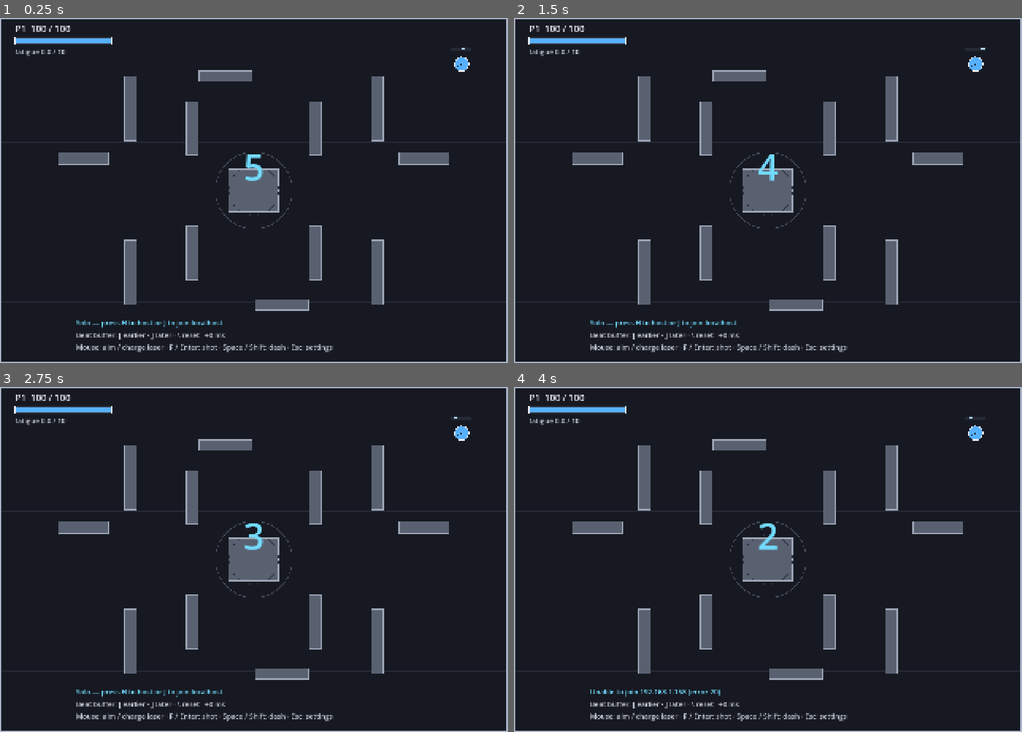
Above: before the commit, frames 1-4 (two rows, left to right).
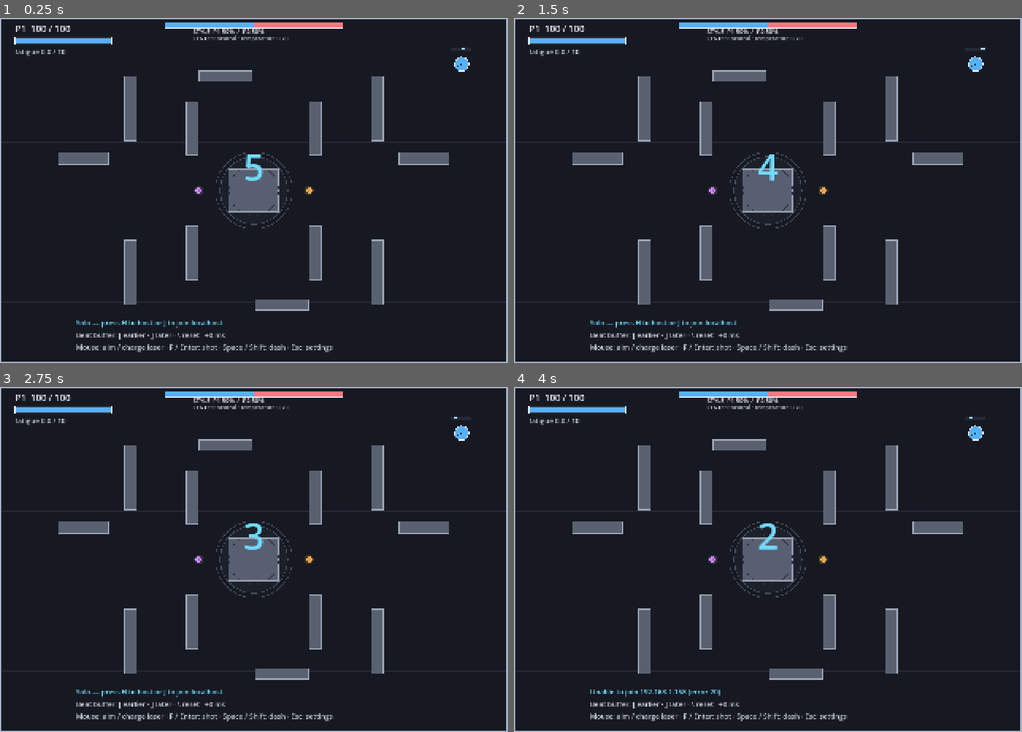
Above: after the commit, the same moments.

Repository: im3flower/Bandwidth
Game: Godot game, scene res://main.tscn
Same seed, same stepped clock (60 frames per second), same inputs: the game is played once before the commit and once after it.
Inputs (mouse positions are in pixels of both pictures, inside the frame that each line leads up to):
- Up to frame 1 (0.25 s): no input
- Up to frame 2 (1.5 s): tap Enter at 0.5, 1.35 s; move the mouse to (879, 173) at 0.52 s; hold D 0.53-1.28 s; tap F at 0.6 s; click (879, 173) at 0.67 s; tap Space at 0.77 s; move the mouse to (666, 207) at 1.27 s; hold S from 1.28 s (still down); click (666, 207) at 1.42 s
- Up to frame 3 (2.75 s): tap Space at 1.52 s; move the mouse to (304, 483) at 2.02 s; release S at 2.03 s; hold D from 2.03 s (still down); tap Shift at 2.1 s; click (304, 483) at 2.17 s
- Up to frame 4 (4 s): tap Space at 2.75, 3.02, 3.77 s; move the mouse to (742, 628) at 2.77 s; release D at 2.78 s; hold W 2.78-3.53 s; tap H at 2.85 s; click (742, 628) at 2.92 s; tap Enter at 3.5 s; move the mouse to (920, 611) at 3.52 s; hold A from 3.53 s (still down); tap J at 3.6 s; click (920, 611) at 3.67 s

The runs differ from the first frame. In frame 1, 1.1% of the frame differs, in the area x 32-68%, y 1-61%; in frame 2, 1.1%; in frame 3, 1.1%; in frame 4, 1.1%.

Commit message:
Implement Magenta gameplay design

Diff:
--- a/main.gd
+++ b/main.gd
@@ -43,6 +43,14 @@
 const MAX_LAN_START_LEAD_SECONDS := 10.0
 const DELAY_REPEAT_DELAY := 0.500
 const DELAY_REPEAT_INTERVAL := 0.025
+const CAPTURE_RADIUS := 190.0
+const CAPTURE_HEAL_PER_SECOND := 5.0
+const CAPTURE_ACTIVATION_SECONDS := 0.65
+const CHAOS_DURATION_SECONDS := 8.0
+const CHAOS_TEMPERATURE_BONUS := 0.22
+const PICKUP_RESPAWN_SECONDS := 9.0
+const RESONANCE_DURATION_SECONDS := 2.5
+const RESONANCE_COOLDOWN_SECONDS := 4.0
 
 const BACKGROUND := Color("161921")
 const GRID := Color("272b37")
@@ -109,6 +117,18 @@
 var music_started := false
 var network_charge_states: Dictionary = {}
 var network_action_queues: Dictionary = {}
+var music_plan := MusicPlan.new()
+var style_weights: Array[float] = [0.5, 0.5]
+var capture_owner := -1
+var capture_hold_time := 0.0
+var capture_contested := false
+var pickups: Array[Dictionary] = []
+var player_melody_ammo: Dictionary = {}
+var player_chaos_until: Dictionary = {}
+var perfect_attack_beats: Dictionary = {}
+var resonance_until := 0.0
+var resonance_cooldown_until := 0.0
+var music_temperature := 0.70
 @onready var background_music: AudioStreamPlayer = $BackgroundMusic
 @onready var beat_clock: BeatClock = $BeatClock
 
@@ -147,6 +167,7 @@
 	laser_points.clear()
 	projectiles.clear()
 	players.clear()
+	reset_music_gameplay_state()
 	var spawn_positions: Array[Vector2] = get_spawn_positions()
 	var player_spawn := spawn_positions[0]
 	players.append(ArenaPlayerState.new(0, player_spawn, Color("57b0ff"), (ARENA_SIZE / 2.0 - player_spawn).normalized()))
@@ -156,6 +177,23 @@
 		var bot_spawn := spawn_positions[bot_index + 1]
 		players.append(ArenaPlayerState.new(bot_index + 1, bot_spawn, bot_colors[bot_index], (ARENA_SIZE / 2.0 - bot_spawn).normalized()))
 		initialize_ai_state()
+
+func reset_music_gameplay_state() -> void:
+	music_plan.configure("bandwidth-%d" % Time.get_ticks_msec(), BPM, Time.get_ticks_msec())
+	style_weights = [0.5, 0.5]
+	capture_owner = -1
+	capture_hold_time = 0.0
+	capture_contested = false
+	pickups = [
+		{"kind": "melody", "position": ARENA_SIZE / 2.0 + Vector2(-310.0, 0.0), "active": true, "respawn_at": 0.0},
+		{"kind": "chaos", "position": ARENA_SIZE / 2.0 + Vector2(310.0, 0.0), "active": true, "respawn_at": 0.0},
+	]
+	player_melody_ammo.clear()
+	player_chaos_until.clear()
+	perfect_attack_beats.clear()
+	resonance_until = 0.0
+	resonance_cooldown_until = 0.0
+	music_temperature = 0.70
 
 func get_spawn_positions() -> Array[Vector2]:
 	var margin := 260.0
@@ -206,6 +244,7 @@
 		for bot_index in range(1, players.size()):
 			update_ai(delta, bot_index)
 		update_projectiles(delta)
+		update_music_gameplay(delta)
 	if winner != -1 and background_music.playing:
 		background_music.stop()
 
@@ -228,6 +267,7 @@
 			elif owner_peer_id < 0:
 				update_ai(delta, player_index)
 		update_projectiles(delta)
+		update_music_gameplay(delta)
 	if winner != -1 and background_music.playing:
 		background_music.stop()
 	snapshot_elapsed += delta
@@ -583,6 +623,18 @@
 	laser_brightness = float(snapshot.get("laser_brightness", 1.0))
 	player_owners = snapshot.get("owners", [])
 	network_charge_states = snapshot.get("charge_states", {})
+	style_weights = snapshot.get("style_weights", style_weights)
+	capture_owner = int(snapshot.get("capture_owner", -1))
+	capture_hold_time = float(snapshot.get("capture_hold_time", 0.0))
+	capture_contested = bool(snapshot.get("capture_contested", false))
+	pickups = snapshot.get("pickups", [])
+	player_melody_ammo = snapshot.get("player_melody_ammo", {})
+	player_chaos_until = snapshot.get("player_chaos_until", {})
+	resonance_until = float(snapshot.get("resonance_until", 0.0))
+	music_temperature = float(snapshot.get("music_temperature", 0.70))
+	var music_plan_payload: Dictionary = snapshot.get("music_plan", {})
+	if not music_plan_payload.is_empty():
+		music_plan = MusicPlan.from_payload(music_plan_payload)
 	players.clear()
 	for player_data in snapshot.get("players", []):
 		players.append(ArenaPlayerState.from_snapshot(player_data))
@@ -612,7 +664,125 @@
 		"host_bot_count": bot_count,
 		"lan_start_lead_seconds": lan_start_lead_seconds,
 		"match_start_server_msec": match_start_server_msec,
+		"style_weights": style_weights,
+		"capture_owner": capture_owner,
+		"capture_hold_time": capture_hold_time,
+		"capture_contested": capture_contested,
+		"pickups": pickups,
+		"player_melody_ammo": player_melody_ammo,
+		"player_chaos_until": player_chaos_until,
+		"resonance_until": resonance_until,
+		"music_temperature": music_temperature,
+		"music_plan": music_plan.to_payload(),
 	}
+
+func can_author_music_cues() -> bool:
+	return not lan_mode or lan_is_host
+
+func append_music_cue(cue_type: String, details: Dictionary = {}) -> void:
+	if not can_author_music_cues():
+		return
+	var cue := details.duplicate(true)
+	cue["id"] = "%s-%d" % [cue_type, music_plan.revision + 1]
+	cue["type"] = cue_type
+	cue["start_beat"] = beat_time() / BEAT_SECONDS
+	cue["temperature"] = music_temperature
+	music_plan.append_cue(cue)
+
+func update_music_gameplay(delta: float) -> void:
+	update_capture_zone(delta)
+	update_pickups()
+	update_style_weights(delta)
+	update_chaos_temperature(delta)
+
+func update_capture_zone(delta: float) -> void:
+	var occupants: Array[int] = []
+	for player in players:
+		if player.health > 0 and player.position.distance_to(ARENA_SIZE / 2.0) <= CAPTURE_RADIUS:
+			occupants.append(player.index)
+	capture_contested = occupants.size() > 1
+	if occupants.size() == 1:
+		var candidate_owner := occupants[0]
+		if capture_owner == candidate_owner:
+			capture_hold_time += delta
+		else:
+			capture_owner = candidate_owner
+			capture_hold_time = 0.0
+			append_music_cue("capture_started", {"owner": capture_owner, "drum_density": 0.55})
+		if capture_hold_time >= CAPTURE_ACTIVATION_SECONDS and capture_owner < players.size():
+			var owner := players[capture_owner]
+			owner.health = mini(MAX_HEALTH, roundi(float(owner.health) + CAPTURE_HEAL_PER_SECOND * delta))
+	elif occupants.is_empty():
+		capture_owner = -1
+		capture_hold_time = 0.0
+
+func update_pickups() -> void:
+	for pickup in pickups:
+		if not bool(pickup.get("active", false)):
+			if elapsed >= float(pickup.get("respawn_at", 0.0)):
+				pickup["active"] = true
+				append_music_cue("pickup_spawned", {"pickup": str(pickup.get("kind", ""))})
+			continue
+		var pickup_position: Vector2 = pickup.get("position", Vector2.ZERO)
+		for player in players:
+			if player.health > 0 and player.position.distance_to(pickup_position) <= PLAYER_RADIUS + 28.0:
+				collect_pickup(player, pickup)
+				break
+
+func collect_pickup(player: ArenaPlayerState, pickup: Dictionary) -> void:
+	var kind := str(pickup.get("kind", ""))
+	pickup["active"] = false
+	pickup["respawn_at"] = elapsed + PICKUP_RESPAWN_SECONDS
+	if kind == "melody":
+		player_melody_ammo[player.index] = PackedInt32Array([60, 63, 67]) if player.index == 0 else PackedInt32Array([62, 65, 69])
+		append_music_cue("melody_loaded", {"player": player.index, "notes": player_melody_ammo[player.index]})
+	elif kind == "chaos":
+		player_chaos_until[player.index] = elapsed + CHAOS_DURATION_SECONDS
+		append_music_cue("chaos_started", {"player": player.index, "duration_beats": CHAOS_DURATION_SECONDS / BEAT_SECONDS})
+
+func update_style_weights(delta: float) -> void:
+	if players.size() < 2:
+		return
+	var p1_health := maxf(0.0, float(players[0].health))
+	var p2_health := maxf(0.0, float(players[1].health))
+	var total_health := p1_health + p2_health
+	var target_p1 := 0.5 if total_health <= 0.0 else p1_health / total_health
+	if elapsed < resonance_until:
+		target_p1 = 0.5
+	style_weights[0] = lerpf(style_weights[0], target_p1, clampf(delta * 2.2, 0.0, 1.0))
+	style_weights[1] = 1.0 - style_weights[0]
+
+func update_chaos_temperature(delta: float) -> void:
+	var target_temperature := 0.70
+	for player_index in player_chaos_until:
+		if elapsed < float(player_chaos_until[player_index]):
+			target_temperature += CHAOS_TEMPERATURE_BONUS
+	music_temperature = lerpf(music_temperature, clampf(target_temperature, 0.55, 0.95), clampf(delta * 2.0, 0.0, 1.0))
+
+func register_perfect_attack(player: ArenaPlayerState) -> void:
+	var current_beat := beat_number()
+	perfect_attack_beats[player.index] = current_beat
+	if elapsed < resonance_cooldown_until:
+		return
+	for other_player_index in perfect_attack_beats:
+		if int(other_player_index) != player.index and int(perfect_attack_beats[other_player_index]) == current_beat:
+			resonance_until = elapsed + RESONANCE_DURATION_SECONDS
+			resonance_cooldown_until = elapsed + RESONANCE_COOLDOWN_SECONDS
+			append_music_cue("resonance", {"players": [player.index, int(other_player_index)], "midi_notes": PackedInt32Array([60, 63, 67, 70]), "duration_beats": 2.0})
+			return
+
+func consume_melody_note(player: ArenaPlayerState) -> void:
+	if not player_melody_ammo.has(player.index):
+		return
+	var notes: PackedInt32Array = player_melody_ammo[player.index]
+	if notes.is_empty():
+		return
+	var note := notes[0]
+	notes.remove_at(0)
+	player_melody_ammo[player.index] = notes
+	append_music_cue("melody_note", {"player": player.index, "midi_notes": PackedInt32Array([note]), "velocity": 100, "duration_beats": 0.45})
+	if notes.is_empty():
+		append_music_cue("melody_phrase_complete", {"player": player.index, "midi_notes": PackedInt32Array([note + 7]), "duration_beats": 0.8})
 
 func update_network_player(delta: float, player_index: int, input: Dictionary) -> void:
 	var player := players[player_index]
@@ -637,10 +807,13 @@
 				charge_state["started_on_beat"] = is_within_laser_charge_window(LASER_CHARGE_START_WINDOW)
 				charge_state["started_at_msec"] = network_time_msec()
 				charge_state["release_beat"] = laser_charge_beat_number() + 1
+				if bool(charge_state["started_on_beat"]):
+					append_music_cue("laser_charge_root", {"player": player.index, "midi_notes": PackedInt32Array([48 + player.index * 2]), "velocity": 78, "duration_beats": 1.0})
 			"laser_released":
 				if bool(charge_state.get("started_on_beat", false)) and is_valid_network_laser_release(charge_state):
 					fire_laser(player, network_laser_timing_quality(charge_state))
 				else:
+					append_music_cue("laser_charge_cancelled", {"player": player.index})
 					attack(player)
 				charge_state.clear()
 			"laser_cancelled":
@@ -733,11 +906,15 @@
 			charging_laser = charge_started_on_beat
 			charge_started_at = elapsed
 			charge_release_beat = laser_charge_beat_number() + 1
+			if charge_started_on_beat:
+				append_music_cue("laser_charge_root", {"player": 0, "midi_notes": PackedInt32Array([48]), "velocity": 78, "duration_beats": 1.0})
 		else:
 			charging_laser = false
 			if charge_started_on_beat and is_valid_laser_release():
 				fire_laser(players[0], laser_timing_quality())
 			else:
+				if charge_started_on_beat:
+					append_music_cue("laser_charge_cancelled", {"player": 0})
 				attack(players[0])
 			charge_started_on_beat = false
 			charge_release_beat = -1
@@ -1172,6 +1349,10 @@
 	player.apply_slow(0.10, BEAT_SECONDS)
 	var color := player.tint.darkened(1.0 - brightness)
 	projectiles.append(ArenaProjectileState.new(player.position + player.facing * (44.0 + radius), player.facing * speed, player.index, damage, radius, color))
+	if grade == "perfect":
+		register_perfect_attack(player)
+	if grade == "perfect" or grade == "good":
+		consume_melody_note(player)
 	if player.fatigue >= 10.0:
 		player.overheat = 1.0
 		player.fatigue = 6.0
@@ -1185,6 +1366,11 @@
 	laser_damage = roundi(4.0 + 36.0 * timing_quality)
 	laser_width = 10.0 + 12.0 * timing_quality
 	laser_brightness = 0.40 + 0.60 * timing_quality
+	var root_note := 48 + player.index * 2
+	var chord_notes := PackedInt32Array([root_note, root_note + 3, root_note + 7])
+	if timing_quality >= 0.92:
+		chord_notes.append(root_note + 10)
+	append_music_cue("laser_chord", {"player": player.index, "midi_notes": chord_notes, "velocity": roundi(70.0 + timing_quality * 55.0), "duration_beats": 1.25, "quality": timing_quality})
 	player.attack_cooldown = 0.45
 	player.fatigue = maxf(0.0, player.fatigue - 1.5)
 	for target in players:
@@ -1248,6 +1434,20 @@
 	for wall in walls:
 		draw_rect(wall, Color("596171"), true)
 		draw_rect(wall, Color("9ca5b5"), false, 4.0)
+	var capture_color := Color("4b5366") if capture_owner < 0 or capture_owner >= players.size() else players[capture_owner].tint
+	if capture_contested:
+		capture_color = Color("f7ae4f")
+	draw_circle(ARENA_SIZE / 2.0, CAPTURE_RADIUS, Color(capture_color, 0.12))
+	draw_arc(ARENA_SIZE / 2.0, CAPTURE_RADIUS, 0.0, TAU, 48, Color(capture_color, 0.85), 5.0)
+	for pickup in pickups:
+		if not bool(pickup.get("active", false)):
+			continue
+		var pickup_position: Vector2 = pickup.get("position", Vector2.ZERO)
+		var pickup_kind := str(pickup.get("kind", ""))
+		var pickup_color := Color("d58cff") if pickup_kind == "melody" else Color("f7ae4f")
+		draw_circle(pickup_position, 27.0, Color(pickup_color, 0.20))
+		draw_circle(pickup_position, 17.0, pickup_color)
+		draw_string(font, pickup_position + Vector2(-20.0, 8.0), "♪" if pickup_kind == "melody" else "?", HORIZONTAL_ALIGNMENT_CENTER, 40, 28, BACKGROUND)
 	for player in players:
 		if player.health <= 0:
 			var corpse_color := player.tint.darkened(0.78)
@@ -1315,6 +1515,13 @@
 		if player.overheat > 0.0:
 			draw_string(font, player.position + Vector2(-76, -84), "OVERHEAT", HORIZONTAL_ALIGNMENT_LEFT, -1, 28, Color("f66060"))
 	draw_set_transform(Vector2.ZERO, 0.0, Vector2.ONE)
+	var style_bar := Rect2(650.0, 18.0, 700.0, 22.0)
+	draw_rect(style_bar, Color("ff7882"), true)
+	draw_rect(Rect2(style_bar.position, Vector2(style_bar.size.x * style_weights[0], style_bar.size.y)), Color("57b0ff"), true)
+	draw_rect(style_bar, TEXT, false, 2.0)
+	draw_string(font, Vector2(760.0, 62.0), "STYLE  P1 %.0f%%  /  P2 %.0f%%" % [style_weights[0] * 100.0, style_weights[1] * 100.0], HORIZONTAL_ALIGNMENT_LEFT, -1, 24, TEXT)
+	var capture_label := "CENTER: contested" if capture_contested else ("CENTER: P%d healing" % (capture_owner + 1) if capture_owner >= 0 and capture_hold_time >= CAPTURE_ACTIVATION_SECONDS else "CENTER: neutral")
+	draw_string(font, Vector2(760.0, 88.0), "%s · temperature %.2f" % [capture_label, music_temperature], HORIZONTAL_ALIGNMENT_LEFT, -1, 22, Color("bec3cf"))
 	for player in players:
 		var x := 60.0 + 480.0 * float(player.index)
 		draw_string(font, Vector2(x, 56), "P%d  %d / %d" % [player.index + 1, player.health, MAX_HEALTH], HORIZONTAL_ALIGNMENT_LEFT, -1, 36, TEXT)
Not shown, changed: README.md
Not shown, added: docs/magenta-rt-bridge.md
